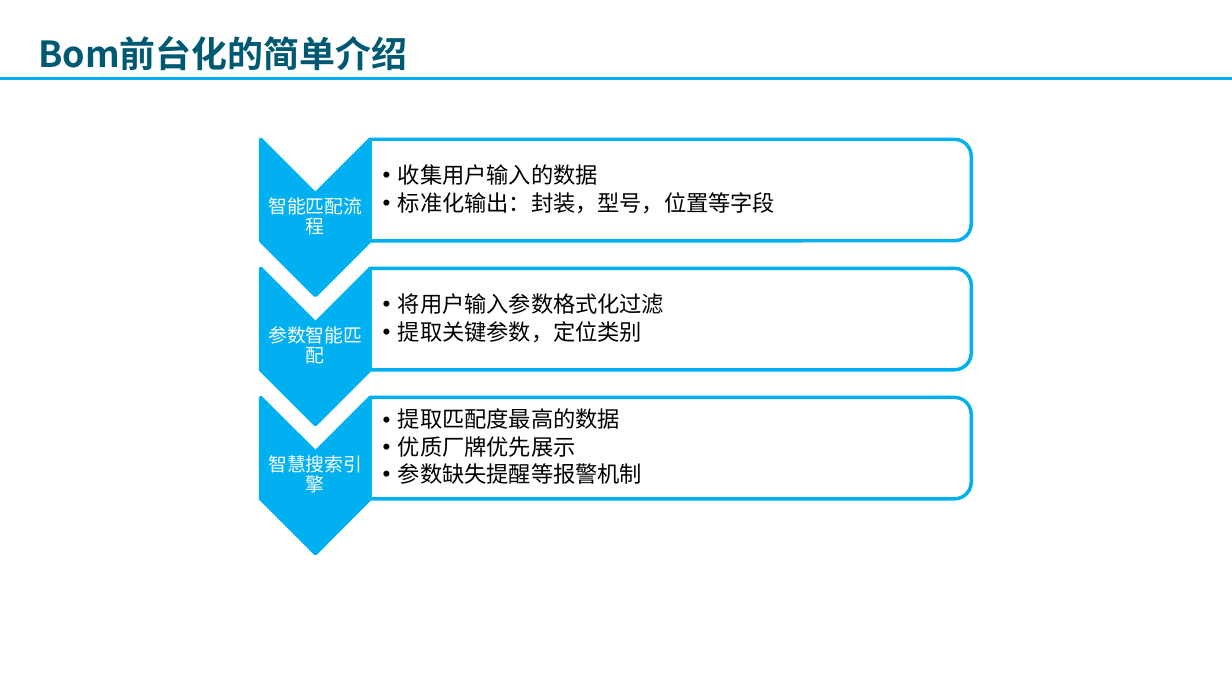
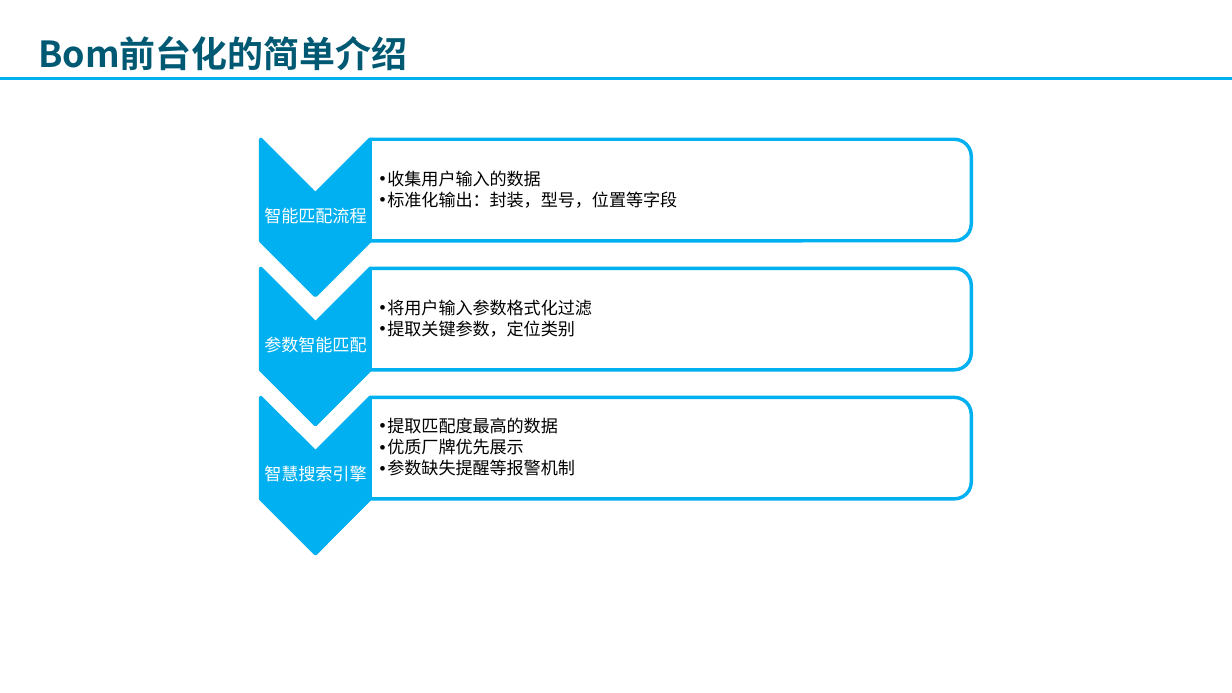
Before and after one commit to lbb1/lbb1.github.io, a slide deck: slide 4 of doc/2019-10-22 bom项目前端开发的收获.pptx. Drawn at 1232x693 pixels with LibreOffice and Linux fonts; fonts in the diff are those of the drawing; background and template pictures are left out. Boxes give left, top, right and bottom in pixels: in the first picture for what was removed or moved away, otherwise in the second. Text is boxed around its words. In the diff, an @@ line names an element or a change of style, - is before the commit and + after.

```diff
--- a/doc/2019-10-22 bom项目前端开发的收获.pptx
+++ b/doc/2019-10-22 bom项目前端开发的收获.pptx
@@ size 13 to 10 pt; indent changed in 3 elements at [387,170,677,208], [387,299,592,337], [387,417,575,476] @@
@@ size 11 to 10 pt in 3 elements at [264,207,366,224], [264,336,366,353], [264,465,366,482] @@
```
Also in this commit, not shown: 3 other slides changed, 1 slide added, 1 slide removed, 4 other files.
